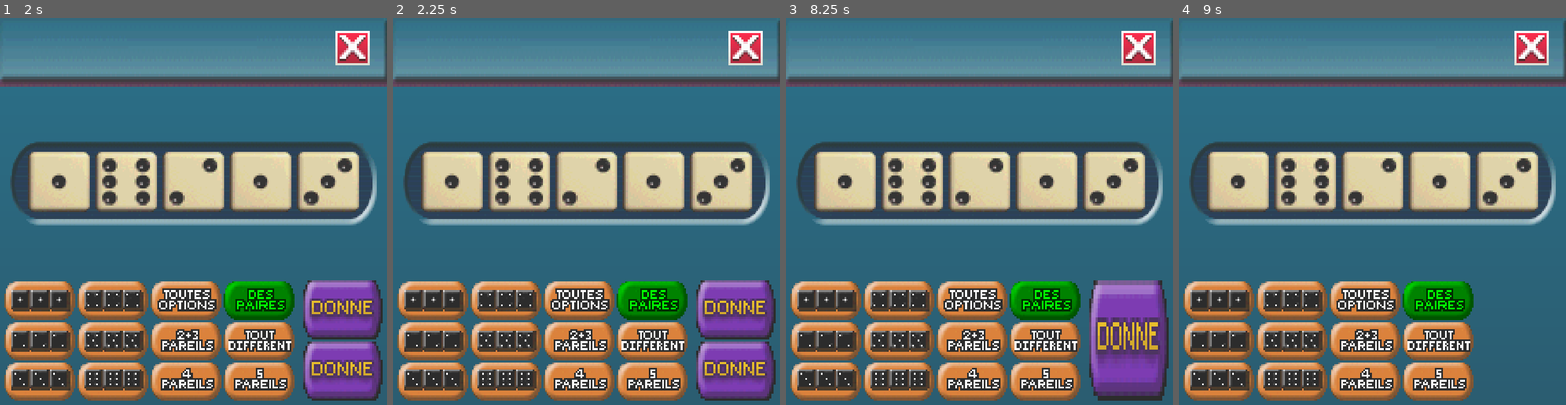
Above: before the commit, frames 1-4 (left to right).
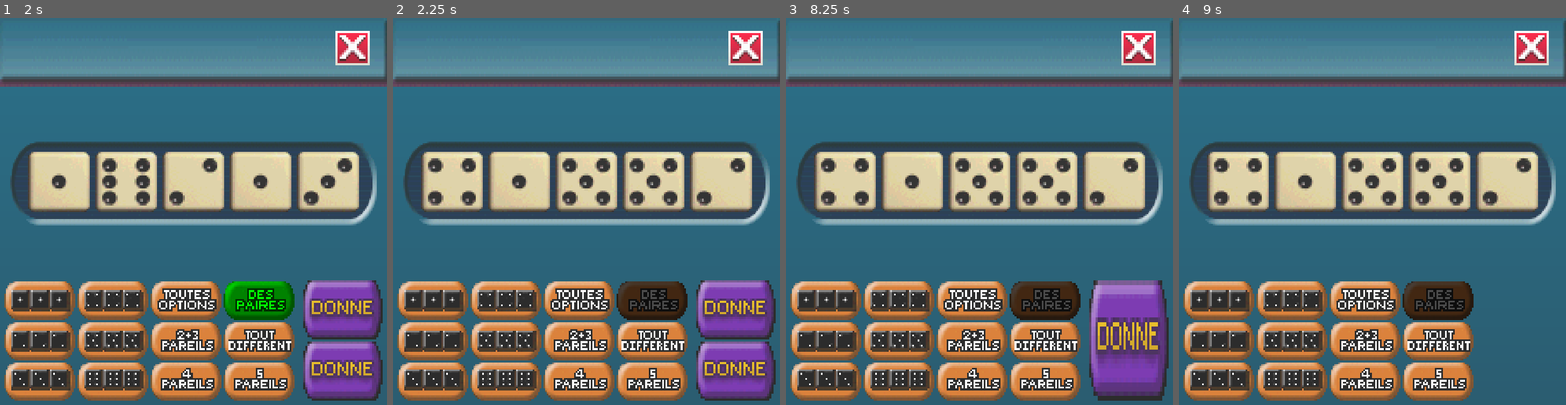
Above: after the commit, the same moments.

Repository: djalexkidd/yams
Game: Godot game, scene res://scenes/game.tscn
The game is run twice, just before and just after one commit, with the same random seed, the same clock (stepped at 60 frames per second) and the same inputs.
Inputs (mouse positions are in pixels of both pictures, inside the frame that each line leads up to):
- Up to frame 1 (2 s): click (38, 300) at 0.5 s; click (112, 300) at 1.25 s
- Up to frame 2 (2.25 s): click (652, 300) at 2 s
- Up to frame 3 (8.25 s): click (824, 343) at 2.75 s; click (898, 343) at 3.5 s; click (1045, 343) at 4.25 s; click (824, 381) at 5 s; click (898, 381) at 5.75 s; click (971, 381) at 6.5 s; click (1045, 381) at 7.25 s; click (1130, 308) at 8 s
- Up to frame 4 (9 s): click (1523, 339) at 8.75 s

Frame 1 is identical in both runs. In frame 2, 4.2% of the frame differs, in the area x 9-87%, y 36-79%; in frame 3, 4.2%; in frame 4, 4.2%.

Commit message:
Let the game begin

Diff:
--- a/scenes/game.tscn
+++ b/scenes/game.tscn
@@ -6,6 +6,8 @@
 [ext_resource type="Texture2D" uid="uid://cqikhi4ej1e72" path="res://assets/buttons/2.png" id="2_80lwa"]
 [ext_resource type="Script" path="res://scripts/deal.gd" id="2_p01pa"]
 [ext_resource type="Texture2D" uid="uid://dqpc763imh4x0" path="res://assets/buttons/3.png" id="3_yjhsh"]
+[ext_resource type="Script" path="res://scripts/scorebuttons.gd" id="4_7p6qs"]
+[ext_resource type="Texture2D" uid="uid://dkdmwg4qnb0hf" path="res://assets/buttons/donne_pressed.png" id="4_gjxsv"]
 [ext_resource type="Texture2D" uid="uid://17fmnrsw0c2h" path="res://assets/buttons/4.png" id="4_qo4cy"]
 [ext_resource type="Texture2D" uid="uid://dkd38rjsj3c7w" path="res://assets/buttons/4same.png" id="5_jrle0"]
 [ext_resource type="Texture2D" uid="uid://ch4k1j42tsc1a" path="res://assets/buttons/5.png" id="6_wa7wl"]
@@ -19,8 +21,11 @@
 [ext_resource type="Texture2D" uid="uid://2my6jy8ag0sw" path="res://assets/backgrounds/taskbar.png" id="14_qoxul"]
 [ext_resource type="Texture2D" uid="uid://cvlh24fsuving" path="res://assets/backgrounds/dicebackground.png" id="16_uvxnk"]
 [ext_resource type="PackedScene" uid="uid://dugvx6vlrxnb0" path="res://scenes/dice.tscn" id="18_33sc2"]
+[ext_resource type="AudioStream" uid="uid://bbinb51s86c08" path="res://assets/sounds/error.ogg" id="18_ga1ha"]
 [ext_resource type="Texture2D" uid="uid://bub043kyrcvw1" path="res://assets/buttons/continue.png" id="19_j5gng"]
+[ext_resource type="AudioStream" uid="uid://bpdbg1aj5artm" path="res://assets/sounds/six.ogg" id="19_mhtml"]
 [ext_resource type="Texture2D" uid="uid://dxysnf02s8kni" path="res://assets/buttons/restart.png" id="20_lusi5"]
+[ext_resource type="AudioStream" uid="uid://u0pbwcmiewjh" path="res://assets/sounds/chance.ogg" id="20_lwi0w"]
 [ext_resource type="Texture2D" uid="uid://dpq5acm025uto" path="res://assets/buttons/exit.png" id="21_coixj"]
 [ext_resource type="AudioStream" uid="uid://cmlpmq5u3sesb" path="res://assets/sounds/pause.ogg" id="22_m82gr"]
 [ext_resource type="AudioStream" uid="uid://ckfduqdodj0nv" path="res://assets/sounds/unpause.ogg" id="23_5euy7"]
@@ -73,12 +78,14 @@
 layout_mode = 2
 size_flags_vertical = 3
 texture_normal = ExtResource("1_o8lvj")
+texture_pressed = ExtResource("4_gjxsv")
 stretch_mode = 0
 
 [node name="DealButton2" type="TextureButton" parent="DealButtons"]
 layout_mode = 2
 size_flags_vertical = 3
 texture_normal = ExtResource("1_o8lvj")
+texture_pressed = ExtResource("4_gjxsv")
 stretch_mode = 0
 
 [node name="ScoreButtons" type="GridContainer" parent="."]
@@ -92,6 +99,7 @@
 offset_bottom = -8.0
 grow_vertical = 0
 columns = 4
+script = ExtResource("4_7p6qs")
 
 [node name="One" type="TextureButton" parent="ScoreButtons"]
 layout_mode = 2
@@ -176,6 +184,18 @@
 size_flags_vertical = 3
 texture_normal = ExtResource("7_7dmel")
 stretch_mode = 0
+
+[node name="OneSound" type="AudioStreamPlayer" parent="ScoreButtons"]
+stream = ExtResource("22_m82gr")
+
+[node name="SixSound" type="AudioStreamPlayer" parent="ScoreButtons"]
+stream = ExtResource("19_mhtml")
+
+[node name="ChanceSound" type="AudioStreamPlayer" parent="ScoreButtons"]
+stream = ExtResource("20_lwi0w")
+
+[node name="ErrorSound" type="AudioStreamPlayer" parent="ScoreButtons"]
+stream = ExtResource("18_ga1ha")
 
 [node name="TaskBar" type="TextureRect" parent="."]
 layout_mode = 1
@@ -308,6 +328,17 @@
 [connection signal="deal" from="DealButtons" to="." method="_on_deal_buttons_deal"]
 [connection signal="pressed" from="DealButtons/DealButton1" to="DealButtons" method="_on_deal_button_1_pressed"]
 [connection signal="pressed" from="DealButtons/DealButton2" to="DealButtons" method="_on_deal_button_2_pressed"]
+[connection signal="next_turn" from="ScoreButtons" to="." method="_on_score_buttons_next_turn"]
+[connection signal="pressed" from="ScoreButtons/One" to="ScoreButtons" method="_on_one_pressed"]
+[connection signal="pressed" from="ScoreButtons/Four" to="ScoreButtons" method="_on_four_pressed"]
+[connection signal="pressed" from="ScoreButtons/Pairs" to="ScoreButtons" method="_on_pairs_pressed"]
+[connection signal="pressed" from="ScoreButtons/Two" to="ScoreButtons" method="_on_two_pressed"]
+[connection signal="pressed" from="ScoreButtons/Five" to="ScoreButtons" method="_on_five_pressed"]
+[connection signal="pressed" from="ScoreButtons/AllDifferent" to="ScoreButtons" method="_on_all_different_pressed"]
+[connection signal="pressed" from="ScoreButtons/Three" to="ScoreButtons" method="_on_three_pressed"]
+[connection signal="pressed" from="ScoreButtons/Six" to="ScoreButtons" method="_on_six_pressed"]
+[connection signal="pressed" from="ScoreButtons/FourSame" to="ScoreButtons" method="_on_four_same_pressed"]
+[connection signal="pressed" from="ScoreButtons/FiveSame" to="ScoreButtons" method="_on_five_same_pressed"]
 [connection signal="pressed" from="TaskBar/PauseButton" to="." method="_on_pause_button_pressed"]
 [connection signal="pressed" from="PausePanel/Pause/VBoxContainer/ContinueButton" to="." method="_on_continue_button_pressed"]
 [connection signal="pressed" from="PausePanel/Pause/VBoxContainer/RestartButton" to="." method="_on_restart_button_pressed"]
--- a/scripts/game.gd
+++ b/scripts/game.gd
@@ -1,6 +1,7 @@
 extends Control
 
 var dice = [0, 0, 0, 0, 0]
+var score = 0
 
 # Called when the node enters the scene tree for the first time.
 func _ready():
@@ -21,55 +22,65 @@
 	check_options()
 
 func check_options():
-	if areAllNumbersDifferent(dice) and !$ScoreButtons/AllDifferent.disabled:
-		$ScoreButtons/AllDifferent.modulate = Color(0,1,0)
-	else:
-		$ScoreButtons/AllDifferent.modulate = Color(1,1,1)
-
-	if hasAtLeastThreeOnes(dice) and !$ScoreButtons/One.disabled:
-		$ScoreButtons/One.modulate = Color(0,1,0)
-	else:
-		$ScoreButtons/One.modulate = Color(1,1,1)
-
-	if hasAtLeastThreeTwos(dice) and !$ScoreButtons/Two.disabled:
-		$ScoreButtons/Two.modulate = Color(0,1,0)
-	else:
-		$ScoreButtons/Two.modulate = Color(1,1,1)
-
-	if hasAtLeastThreeThrees(dice) and !$ScoreButtons/Three.disabled:
-		$ScoreButtons/Three.modulate = Color(0,1,0)
-	else:
-		$ScoreButtons/Three.modulate = Color(1,1,1)
-
-	if hasAtLeastThreeFours(dice) and !$ScoreButtons/Four.disabled:
-		$ScoreButtons/Four.modulate = Color(0,1,0)
-	else:
-		$ScoreButtons/Four.modulate = Color(1,1,1)
-
-	if hasAtLeastThreeFives(dice) and !$ScoreButtons/Five.disabled:
-		$ScoreButtons/Five.modulate = Color(0,1,0)
-	else:
-		$ScoreButtons/Five.modulate = Color(1,1,1)
-
-	if hasAtLeastThreeSix(dice) and !$ScoreButtons/Six.disabled:
-		$ScoreButtons/Six.modulate = Color(0,1,0)
-	else:
-		$ScoreButtons/Six.modulate = Color(1,1,1)
-
-	if hasAnyNumberAtLeastFourTimes(dice) and !$ScoreButtons/FourSame.disabled:
-		$ScoreButtons/FourSame.modulate = Color(0,1,0)
-	else:
-		$ScoreButtons/FourSame.modulate = Color(1,1,1)
-
-	if hasAnyNumberAtLeastFiveTimes(dice) and !$ScoreButtons/FiveSame.disabled:
-		$ScoreButtons/FiveSame.modulate = Color(0,1,0)
-	else:
-		$ScoreButtons/FiveSame.modulate = Color(1,1,1)
-
-	if hasAnyPair(dice) and !$ScoreButtons/Pairs.disabled:
-		$ScoreButtons/Pairs.modulate = Color(0,1,0)
-	else:
-		$ScoreButtons/Pairs.modulate = Color(1,1,1)
+	if !$ScoreButtons/AllDifferent.disabled:
+		if areAllNumbersDifferent(dice):
+			$ScoreButtons/AllDifferent.modulate = Color(0,1,0)
+		else:
+			$ScoreButtons/AllDifferent.modulate = Color(1,1,1)
+
+	if !$ScoreButtons/One.disabled:
+		if hasAtLeastThreeOnes(dice):
+			$ScoreButtons/One.modulate = Color(0,1,0)
+		else:
+			$ScoreButtons/One.modulate = Color(1,1,1)
+
+	if !$ScoreButtons/Two.disabled:
+		if hasAtLeastThreeTwos(dice):
+			$ScoreButtons/Two.modulate = Color(0,1,0)
+		else:
+			$ScoreButtons/Two.modulate = Color(1,1,1)
+
+	if !$ScoreButtons/Three.disabled:
+		if hasAtLeastThreeThrees(dice):
+			$ScoreButtons/Three.modulate = Color(0,1,0)
+		else:
+			$ScoreButtons/Three.modulate = Color(1,1,1)
+
+	if !$ScoreButtons/Four.disabled:
+		if hasAtLeastThreeFours(dice):
+			$ScoreButtons/Four.modulate = Color(0,1,0)
+		else:
+			$ScoreButtons/Four.modulate = Color(1,1,1)
+
+	if !$ScoreButtons/Five.disabled:
+		if hasAtLeastThreeFives(dice):
+			$ScoreButtons/Five.modulate = Color(0,1,0)
+		else:
+			$ScoreButtons/Five.modulate = Color(1,1,1)
+
+	if !$ScoreButtons/Six.disabled:
+		if hasAtLeastThreeSix(dice):
+			$ScoreButtons/Six.modulate = Color(0,1,0)
+		else:
+			$ScoreButtons/Six.modulate = Color(1,1,1)
+
+	if !$ScoreButtons/FourSame.disabled:
+		if hasAnyNumberAtLeastFourTimes(dice):
+			$ScoreButtons/FourSame.modulate = Color(0,1,0)
+		else:
+			$ScoreButtons/FourSame.modulate = Color(1,1,1)
+
+	if !$ScoreButtons/FiveSame.disabled:
+		if hasAnyNumberAtLeastFiveTimes(dice):
+			$ScoreButtons/FiveSame.modulate = Color(0,1,0)
+		else:
+			$ScoreButtons/FiveSame.modulate = Color(1,1,1)
+
+	if !$ScoreButtons/Pairs.disabled:
+		if hasAnyPair(dice):
+			$ScoreButtons/Pairs.modulate = Color(0,1,0)
+		else:
+			$ScoreButtons/Pairs.modulate = Color(1,1,1)
 
 func _on_pause_button_pressed():
 	$PausePanel.show()
@@ -222,3 +233,12 @@
 			return true
 
 	return false
+
+func _on_score_buttons_next_turn(score_add):
+	score += score_add
+	print(score)
+	$DealButtons/DealButton1.show()
+	$DealButtons/DealButton1.disabled = false
+	$DealButtons/DealButton2.show()
+	$DealButtons/DealButton2.disabled = false
+	_ready()
--- /dev/null
+++ b/scripts/scorebuttons.gd
@@ -0,0 +1,100 @@
+extends GridContainer
+
+signal next_turn
+
+func _on_one_pressed():
+	if $One.modulate == Color(0,1,0):
+		$One.disabled = true
+		$One.modulate = Color(0.30,0.30,0.30)
+		$OneSound.play()
+		next_turn.emit(1)
+	else:
+		$ErrorSound.play()
+
+
+
+func _on_four_pressed():
+	if $Four.modulate == Color(0,1,0):
+		$Four.disabled = true
+		$Four.modulate = Color(0.30,0.30,0.30)
+		$OneSound.play()
+		next_turn.emit(1)
+	else:
+		$ErrorSound.play()
+
+
+func _on_two_pressed():
+	if $Two.modulate == Color(0,1,0):
+		$Two.disabled = true
+		$Two.modulate = Color(0.30,0.30,0.30)
+		$OneSound.play()
+		next_turn.emit(1)
+	else:
+		$ErrorSound.play()
+
+
+func _on_five_pressed():
+	if $Five.modulate == Color(0,1,0):
+		$Five.disabled = true
+		$Five.modulate = Color(0.30,0.30,0.30)
+		$OneSound.play()
+		next_turn.emit(1)
+	else:
+		$ErrorSound.play()
+
+
+func _on_six_pressed():
+	if $Six.modulate == Color(0,1,0):
+		$Six.disabled = true
+		$Six.modulate = Color(0.30,0.30,0.30)
+		$SixSound.play()
+		next_turn.emit(1)
+	else:
+		$ErrorSound.play()
+
+
+func _on_three_pressed():
+	if $Three.modulate == Color(0,1,0):
+		$Three.disabled = true
+		$Three.modulate = Color(0.30,0.30,0.30)
+		$OneSound.play()
+		next_turn.emit(1)
+	else:
+		$ErrorSound.play()
+
+func _on_four_same_pressed():
+	if $FourSame.modulate == Color(0,1,0):
+		$FourSame.disabled = true
+		$FourSame.modulate = Color(0.30,0.30,0.30)
+		$OneSound.play()
+		next_turn.emit(1)
+	else:
+		$ErrorSound.play()
+
+func _on_five_same_pressed():
+	if $FiveSame.modulate == Color(0,1,0):
+		$FiveSame.disabled = true
+		$FiveSame.modulate = Color(0.30,0.30,0.30)
+		$OneSound.play()
+		next_turn.emit(1)
+	else:
+		$ErrorSound.play()
+
+func _on_all_different_pressed():
+	if $AllDifferent.modulate == Color(0,1,0):
+		$AllDifferent.disabled = true
+		$AllDifferent.modulate = Color(0.30,0.30,0.30)
+		$OneSound.play()
+		next_turn.emit(1)
+	else:
+		$ErrorSound.play()
+
+
+func _on_pairs_pressed():
+	if $Pairs.modulate == Color(0,1,0):
+		$Pairs.disabled = true
+		$Pairs.modulate = Color(0.30,0.30,0.30)
+		$ChanceSound.play()
+		next_turn.emit(1)
+	else:
+		$ErrorSound.play()
Binary file added: assets/buttons/donne_pressed.png
Not shown: 1 places in scenes/game.tscn that only renumber resources
Not shown, added: assets/sounds/chance.ogg
Not shown, added: assets/sounds/six.ogg
